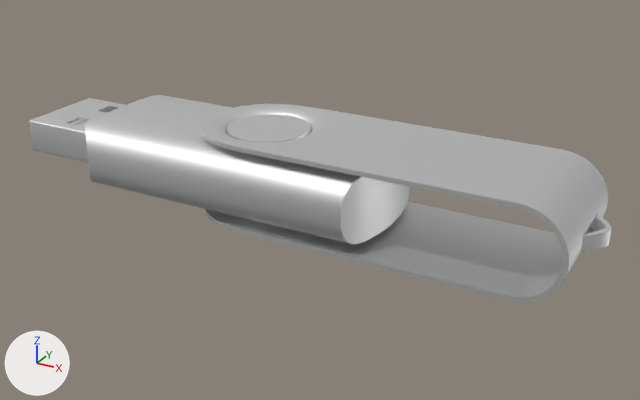
Before and after pictures for a commit that changed the FBX model Assets/Prefabs/usb.fbx.
Both versions are drawn from a camera (50 mm lens) standing at (0.49, -0.775, 0.409) and looking at (0.062, 0.003, 0.02). Every picture has the same lights, and +X, +Y and +Z are marked at lower left. Where no turn or scale is listed for an object, it has been applied to the vertices.

In view in the first picture: 'flash_drive_low_tri'.
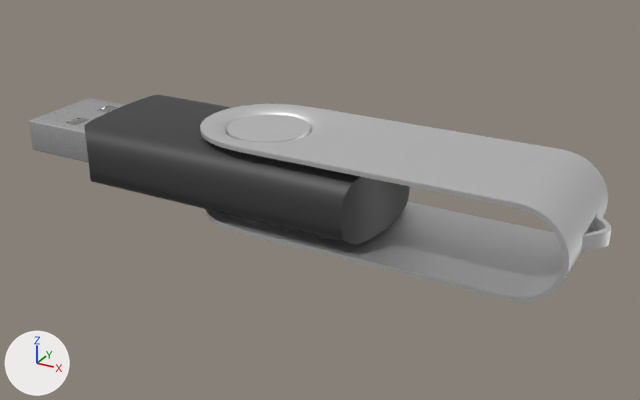
Changed parts and their boxes (x1, y1, x2, y2) in the pictures (640 x 400 px):
part 1 of me_circle_007, recoloured: (84, 95, 410, 245) in both

Edits to the bpy script that builds the scene:
```text
Add mat_material_002:
    mat_material_002 = principled_material('Material.002')
    mat_material_002.base_color = (0.8, 0.8, 0.8)  # white #e7e7e7
    mat_material_002.metallic = 1.0
    mat_material_002.roughness = 0.193
Add mat_material:
    mat_material = principled_material('Material')
    mat_material.base_color = (0.0432, 0.0432, 0.0432)  # black #3b3b3b
Change me_circle_007:
    where me_circle_007.from_pydata(...)  # 1130 vertices, 2192 faces; spans x -0.307..0.369, y -0.085..0.085, z 0.0..0.097
    used by ob_flash_drive_low_tri; location = (0.0, 0.0, 0.0)
    me_circle_007 part 1: 374 of the faces centred in x -0.204..0.148, y -0.085..0.085, z 0.01..0.087 switch from mat_flash (white #e7e7e7) to mat_material (black #3b3b3b)
    add me_circle_007.materials.append(mat_material_002)  # white #e7e7e7
```
